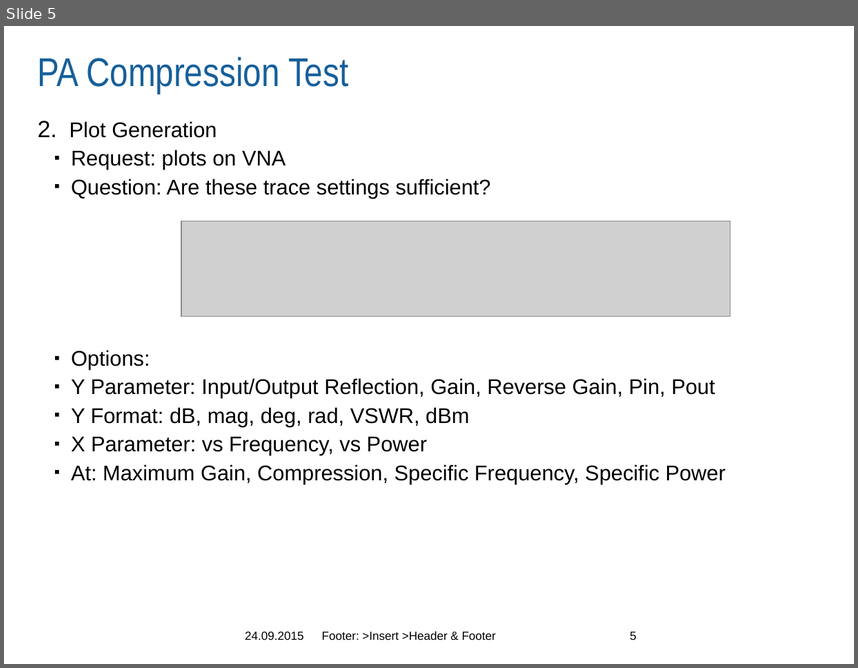
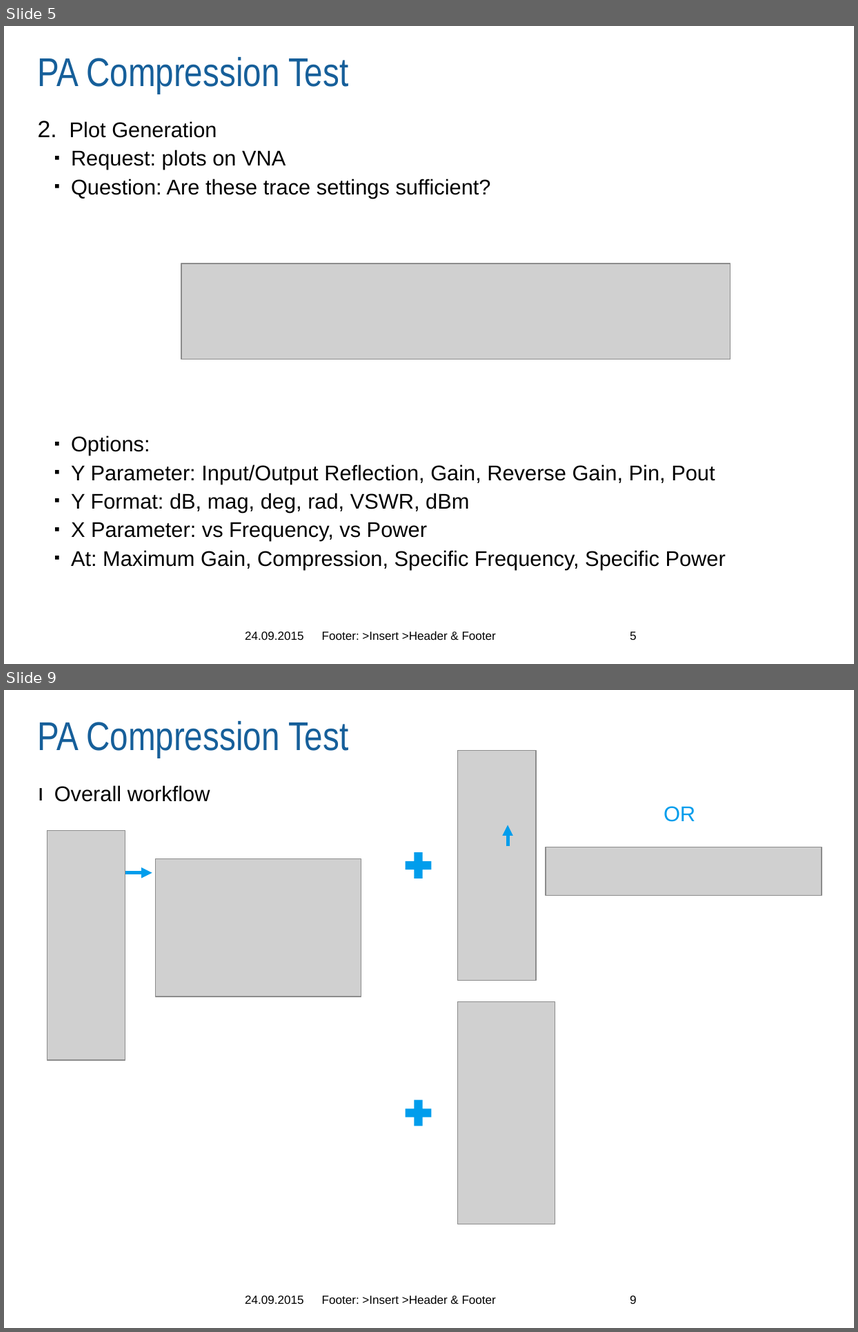
Before and after one commit to Terrabits/PACompressionTest, a slide deck: Screenshots/v2.0 Prototype/MA-COM PA Compression Test Software.pptx. Shown one above the other, each under a label of ours: slide 5 before the commit, slides 5 and 9 after it; the slides between them are not shown. The pictures are 858x668 and 858x1332 pixels, drawn with LibreOffice and Linux fonts; fonts in the diff are those of the drawing; grey boxes stand for pictures; background and template pictures are left out. Boxes give left, top, right and bottom in pixels: in the first picture for what was removed or moved away, otherwise in the second. Text is boxed around its words. In the diff, an @@ line names an element or a change of style, - is before the commit and + after.

```diff
--- a/Screenshots/v2.0 Prototype/MA-COM PA Compression Test Software.pptx
+++ b/Screenshots/v2.0 Prototype/MA-COM PA Compression Test Software.pptx
@@ slide 9 added at [4, 690, 854, 1328], background #FFFFFF @@
@@ title added at [38, 721, 348, 758], 34 pt, text #165F9A @@
+PA Compression Test
@@ picture added at [458, 750, 536, 980] @@
@@ text added at [54, 785, 210, 802], 18 pt, text #000000 @@
+ı Overall workflow
@@ text added at [664, 806, 695, 822], 18 pt, text #009DEC @@
+OR
@@ picture added at [47, 830, 125, 1060] @@
@@ arrow added from (508, 847) to (508, 825), #009DEC 3 pt @@
@@ plus sign added at [401, 847, 437, 883], fill #009DEC @@
@@ picture added at [546, 847, 822, 896] @@
@@ arrow added from (125, 873) to (152, 873), #009DEC 3 pt @@
@@ picture added at [155, 858, 361, 996] @@
@@ picture added at [458, 1002, 555, 1224] @@
@@ plus sign added at [401, 1094, 437, 1130], fill #009DEC @@
@@ text added at [245, 1295, 303, 1303], 10 pt, text #000000 @@
+24.09.2015
@@ text added at [322, 1294, 496, 1303], 10 pt, text #000000 @@
+Footer: >Insert >Header & Footer
@@ page number added at [630, 1295, 637, 1303], 10 pt, text #000000 @@
+9
@@ slide 5 changed as well @@
@@ text "Plot Generation" rewrapped from [70, 121, 726, 483] to [70, 121, 726, 569] @@
@@ picture: place and size @@
-picture at [181, 221, 731, 316]
+picture at [181, 263, 731, 359]
```
Also in this commit, not shown: 4 other slides changed, 2 other slides added, 2 other files.
